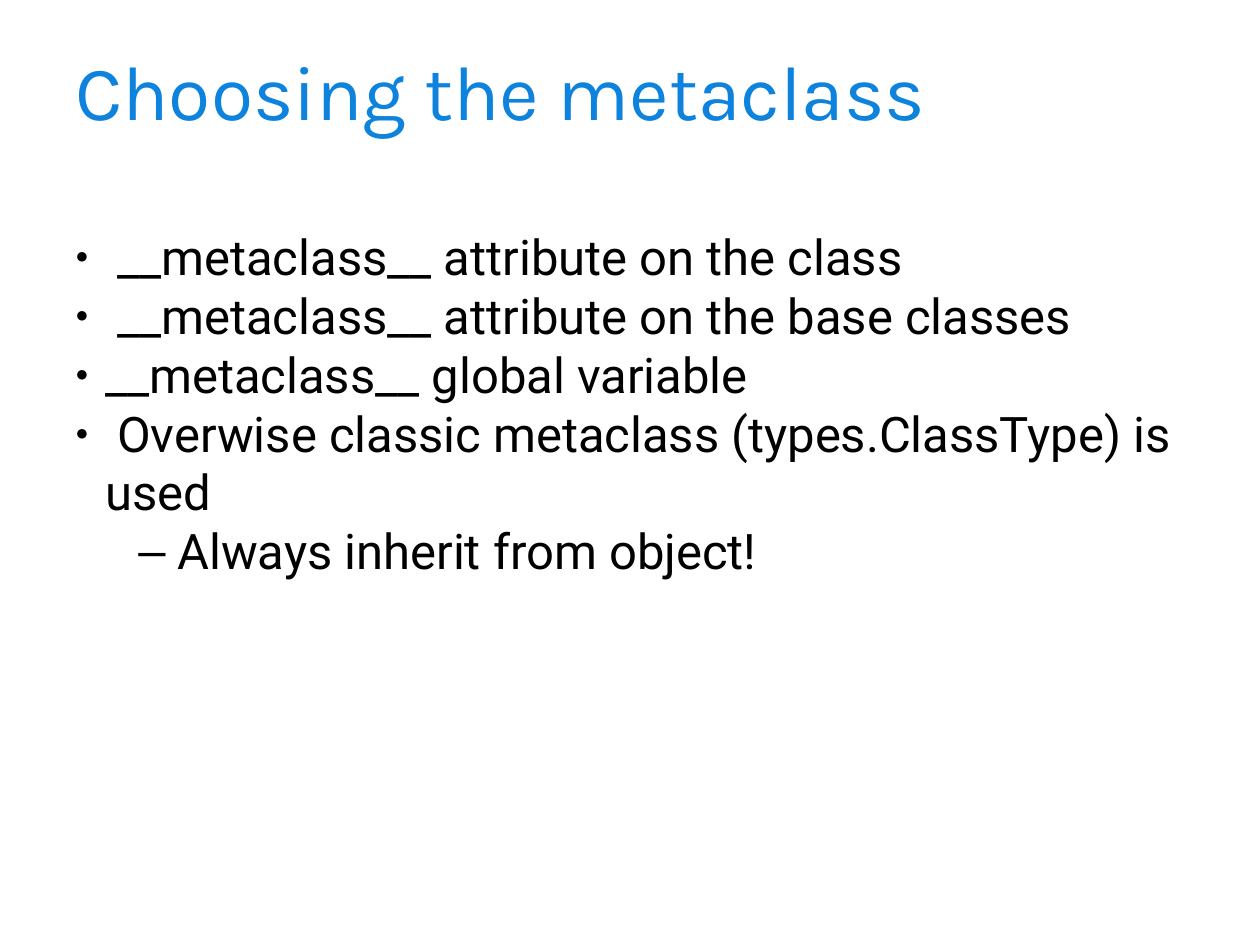
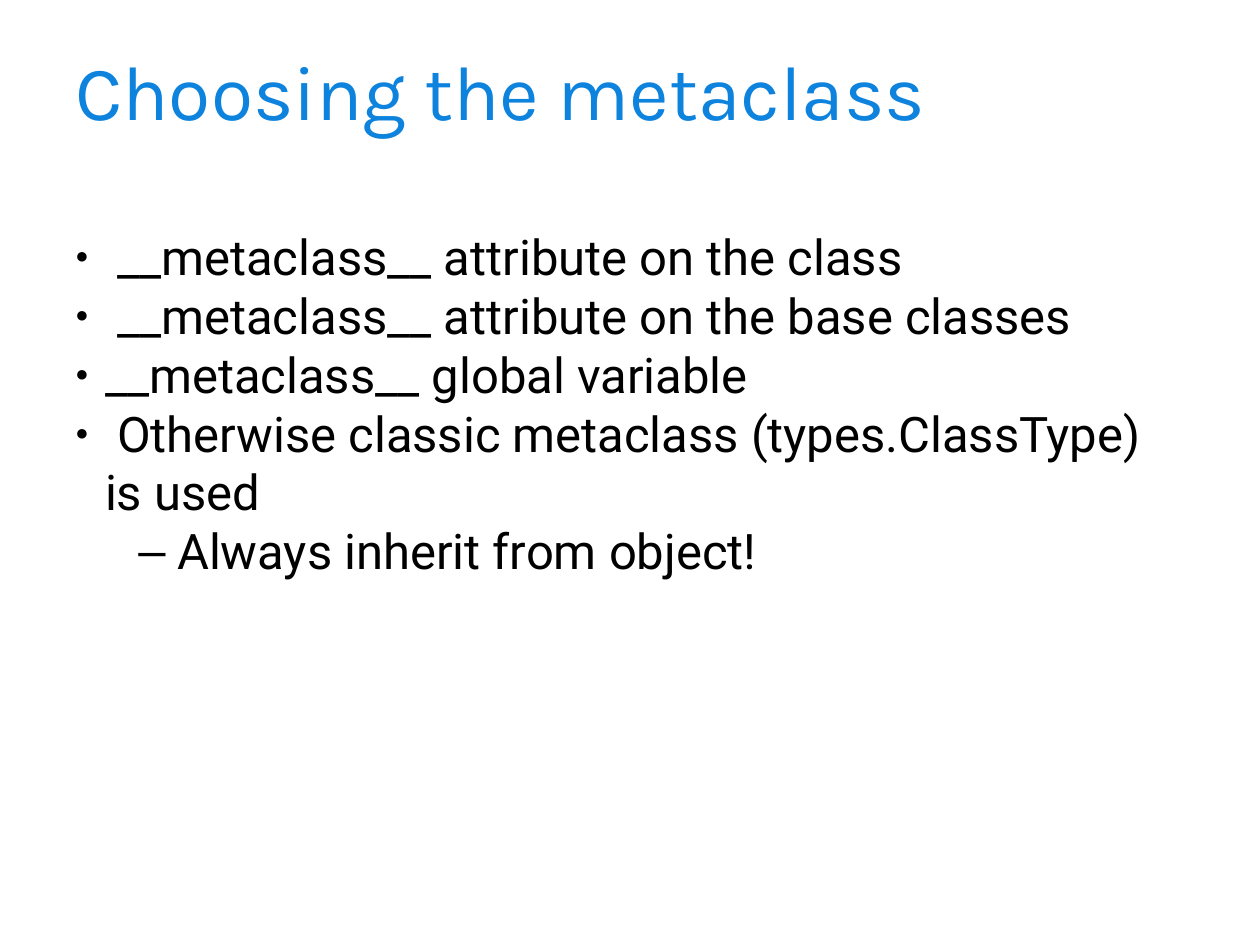
Before and after one commit to djoume/django-toronto, a slide deck: slide 11 of Metaclass - Introduction.ppt (slide 10 before the commit). Drawn at 1260x945 pixels with LibreOffice and Linux fonts; fonts in the diff are those of the drawing; background and template pictures are left out. Boxes give left, top, right and bottom in pixels: in the first picture for what was removed or moved away, otherwise in the second. Text is boxed around its words. In the diff, an @@ line names an element or a change of style, - is before the commit and + after.

Commit message:
update metaclass slides

```diff
--- a/Metaclass - Introduction.ppt
+++ b/Metaclass - Introduction.ppt
@@ text at [105,413,1140,511]: text changed @@
-● Overwise classic metaclass (types.ClassType) is used
+● Otherwise classic metaclass (types.ClassType) is used
```
Also in this commit, not shown: 4 other slides changed, 1 other file.
